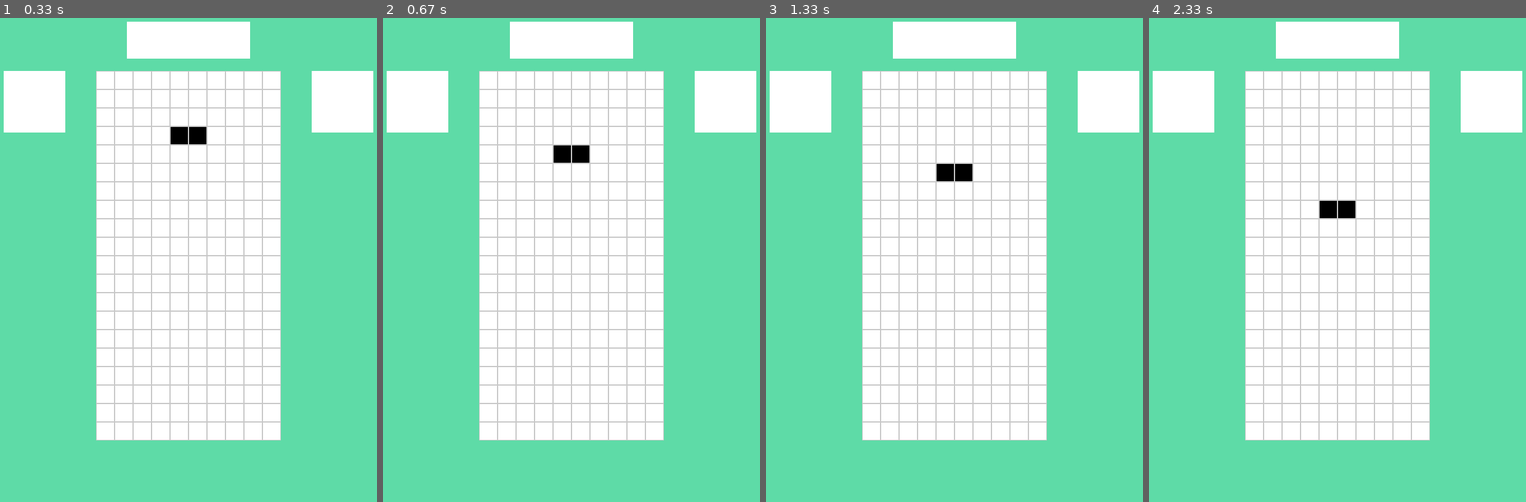
Above: before the commit, frames 1-4 (left to right).
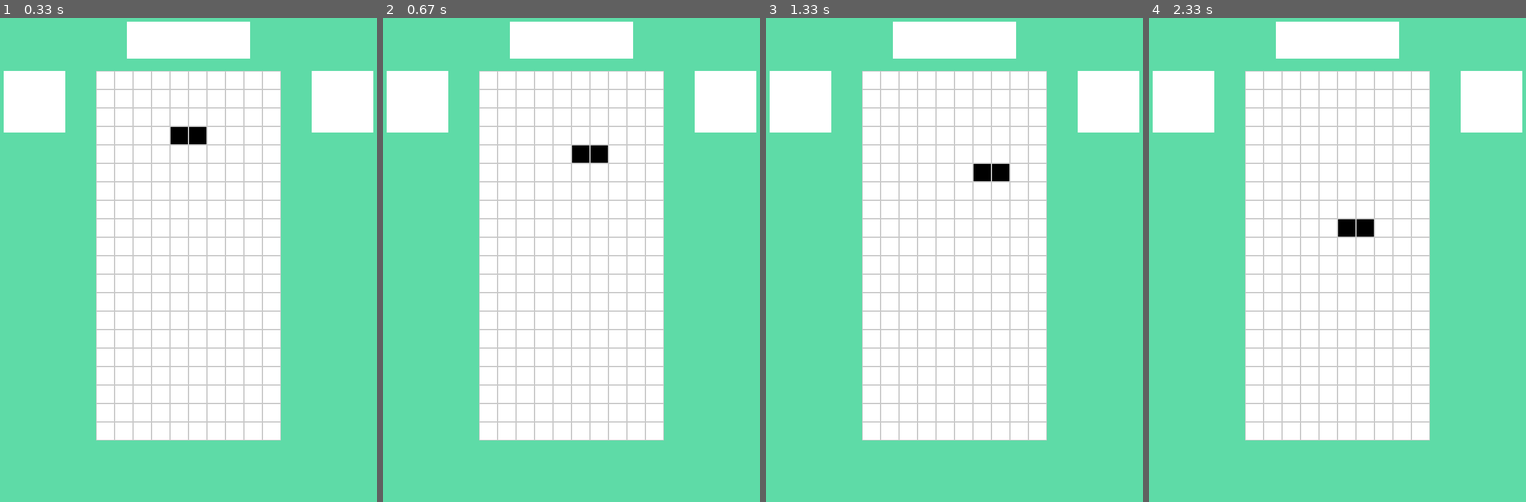
Above: after the commit, the same moments.

Repository: SamiFatmi/Tetris-AI
Game: pygame game, started from tetris_pygame.py
The game is run twice, just before and just after one commit, with the same random seed, the same clock (stepped at 60 frames per second) and the same inputs.
Inputs:
- Up to frame 1 (0.33 s): no input
- Up to frame 2 (0.67 s): hold Right from 0.33 s (still down)
- Up to frame 3 (1.33 s): release Right at 0.8 s; hold Up 0.83-1.13 s; hold Right from 1.17 s (still down)
- Up to frame 4 (2.33 s): release Right at 1.63 s; hold Left 1.67-2.2 s; hold Down from 2.23 s (still down)

Frame 1 is identical in both runs. In frame 2, 0.3% of the frame differs, in the area x 45-60%, y 26-30%; in frame 3, 0.7%, in the area x 45-65%, y 30-34%; in frame 4, 0.7%.

Commit message:
Adding basic keyboard input movements

Diff:
--- a/classes.py
+++ b/classes.py
@@ -64,13 +64,13 @@
         self.current_element.position += Vector2(0,1)
 
     def move_right(self):
-        pass
+        self.current_element.position += Vector2(1,0)
 
     def move_left(self):
-        pass
+        self.current_element.position += Vector2(-1,0)
 
     def move_down(self):
-        pass
+        self.current_element.position += Vector2(0,1)
 
     def rotate(self):
         pass
--- a/tetris_pygame.py
+++ b/tetris_pygame.py
@@ -1,4 +1,5 @@
 import pygame, sys
+from pygame.constants import KEYDOWN,K_UP,K_DOWN,K_LEFT,K_RIGHT,K_SPACE,K_RSHIFT
 
 
 # settings
@@ -45,8 +46,25 @@
             pygame.quit()
             sys.exit()
 
+        # game update
         if event.type == SCREEN_UPDATE :
             main_game.update_game()
+
+        # user input
+        if event.type == pygame.KEYDOWN:
+            if event.key == K_UP:
+                main_game.rotate()
+            if event.key == K_DOWN:
+                main_game.move_down()
+            if event.key == K_LEFT:
+                main_game.move_left()
+            if event.key == K_RIGHT:
+                main_game.move_right()
+            if event.key == K_SPACE:
+                main_game.bring_down()
+            if event.key == K_RSHIFT:
+                main_game.hold()
+
 
     # main window filling
     window.fill(background_color)
